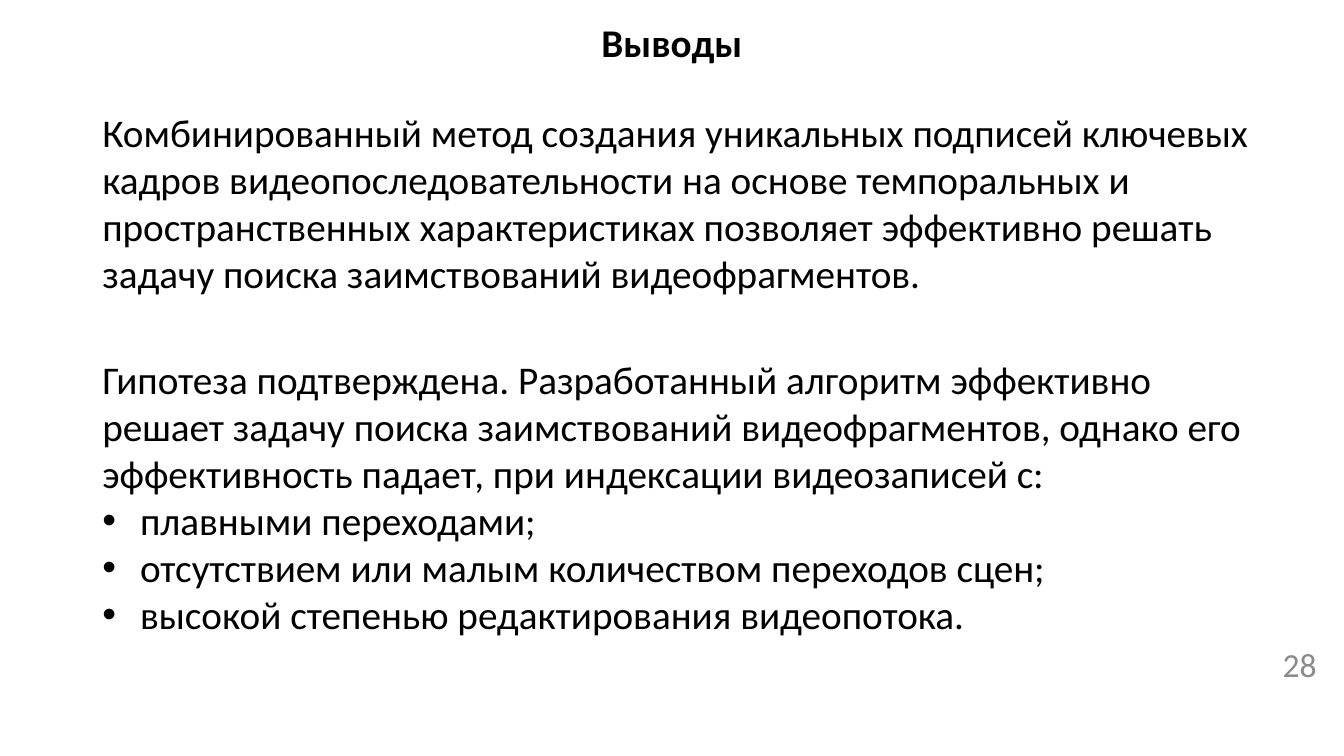
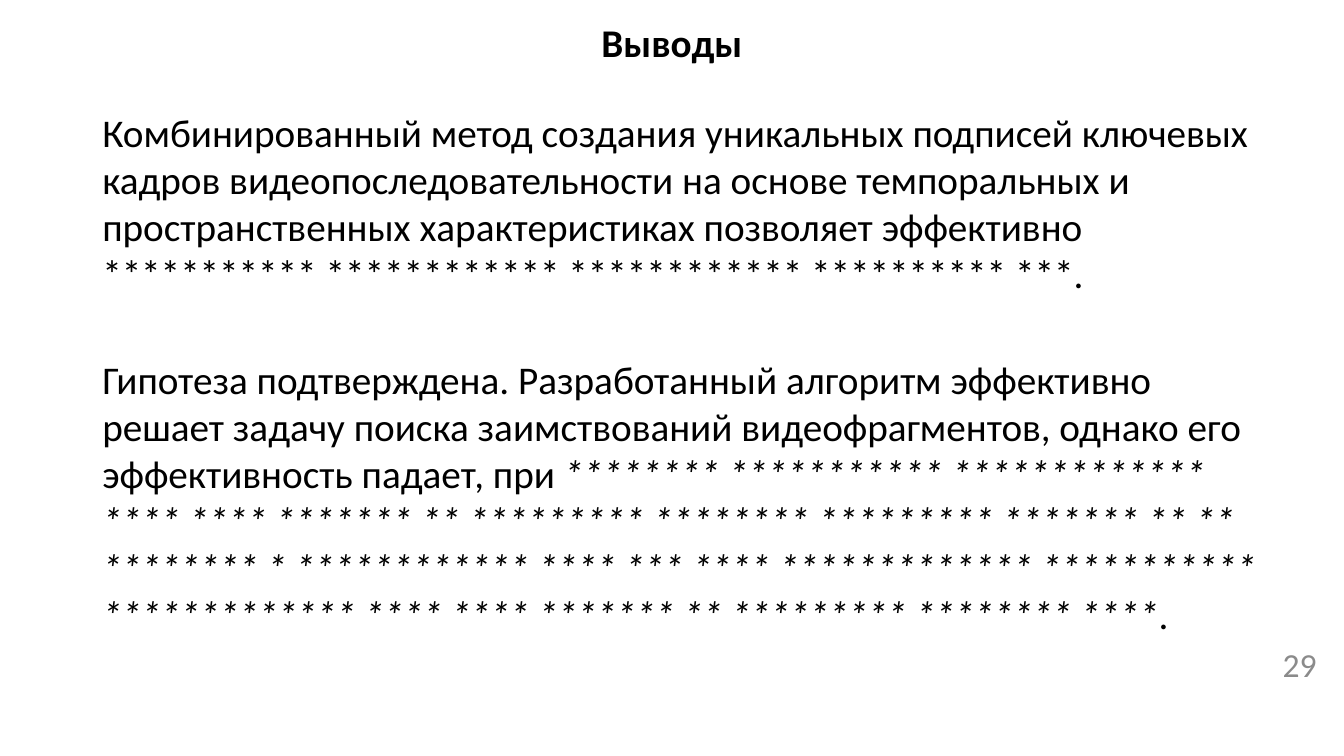
Before and after one commit to permCoding/Magistr-2022, a slide deck: slide 29 of 08-ВКР/как оформлять/Презентация-к-ВКР.pptx (slide 28 before the commit). Drawn at 1344x756 pixels with LibreOffice and Linux fonts; fonts in the diff are those of the drawing. Boxes give left, top, right and bottom in pixels: in the first picture for what was removed or moved away, otherwise in the second. Text is boxed around its words. In the diff, an @@ line names an element or a change of style, - is before the commit and + after.

```diff
--- a/08-ВКР/как оформлять/Презентация-к-ВКР.pptx
+++ b/08-ВКР/как оформлять/Презентация-к-ВКР.pptx
@@ text at (x1=102, y1=120, x2=1248, y2=248): text changed @@
-Комбинированный метод создания уникальных подписей ключевых кадров видеопоследовательности на основе темпоральных и пространственных характеристиках позволяет эффективно решать задачу поиска заимствований видеофрагментов.
+Комбинированный метод создания уникальных подписей ключевых кадров видеопоследовательности на основе темпоральных и пространственных характеристиках позволяет эффективно *********** ************ ************ ********** ***.
@@ text at (x1=102, y1=367, x2=1241, y2=495): text changed; italic on @@
-Гипотеза подтверждена. Разработанный алгоритм эффективно решает задачу поиска заимствований видеофрагментов, однако его эффективность падает, при индексации видеозаписей с:
-• плавными переходами;
-• отсутствием или малым количеством переходов сцен;
-• высокой степенью редактирования видеопотока.
+Гипотеза подтверждена. Разработанный алгоритм эффективно решает задачу поиска заимствований видеофрагментов, однако его эффективность падает, при ******** *********** ************* **** **** ******* ** ********* ******** ********* ******* ** ** ******** * ************ **** *** **** ************* *********** ************* **** **** ******* ** ********* ******** ****.
@@ page number at (x1=1283, y1=655, x2=1317, y2=677): text changed @@
-28
+29
```
Also in this commit, not shown: 8 other slides changed, 3 slides added, 2 slides removed.
